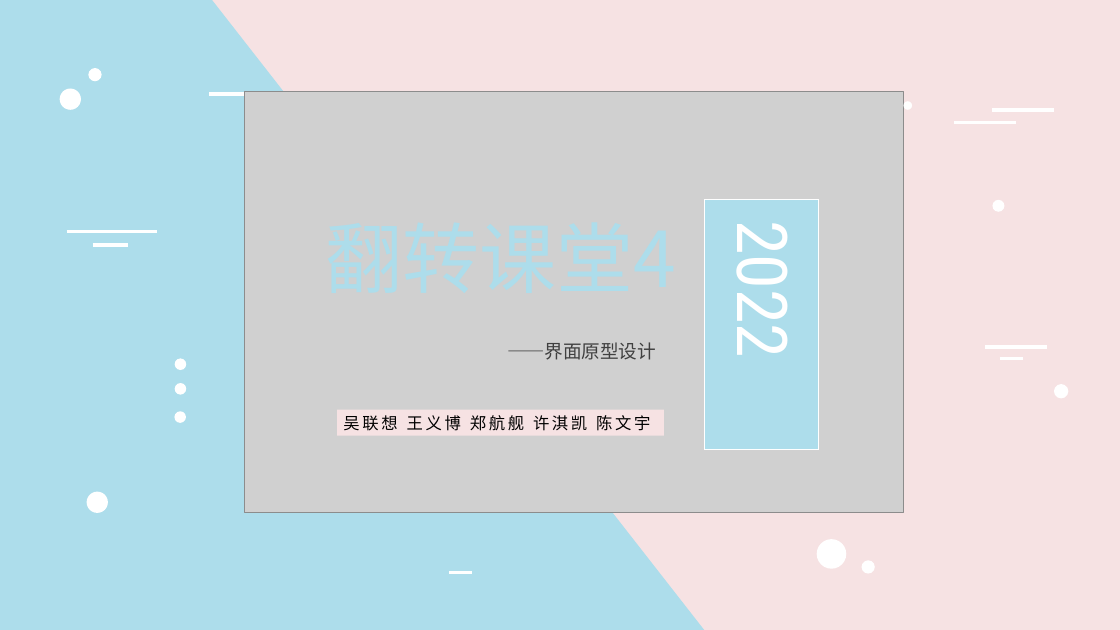
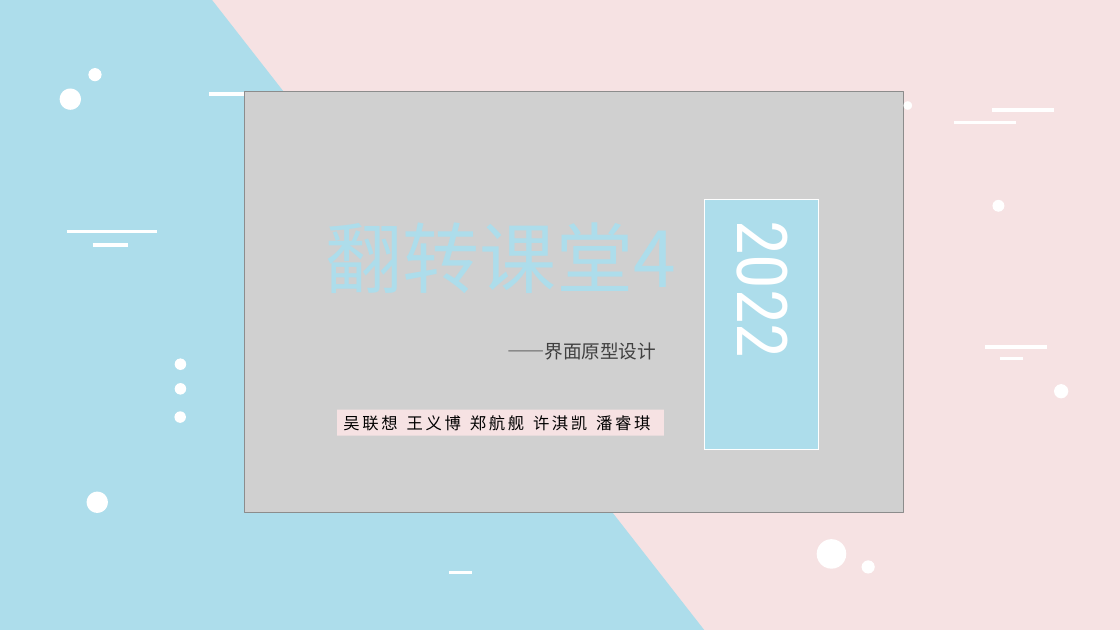
Before and after one commit to lenovo-wu/G016ZUCC-SRA2022, a slide deck: slide 1 of 翻转课堂4.pptx. Drawn at 1120x630 pixels with LibreOffice and Linux fonts; fonts in the diff are those of the drawing; grey boxes stand for pictures. Boxes give left, top, right and bottom in pixels: in the first picture for what was removed or moved away, otherwise in the second. Text is boxed around its words. In the diff, an @@ line names an element or a change of style, - is before the commit and + after.

```diff
--- a/翻转课堂4.pptx
+++ b/翻转课堂4.pptx
@@ text in rectangle at [343, 415, 650, 431]: text changed @@
-吴联想 王义博 郑航舰 许淇凯 陈文宇
+吴联想 王义博 郑航舰 许淇凯 潘睿琪
```
